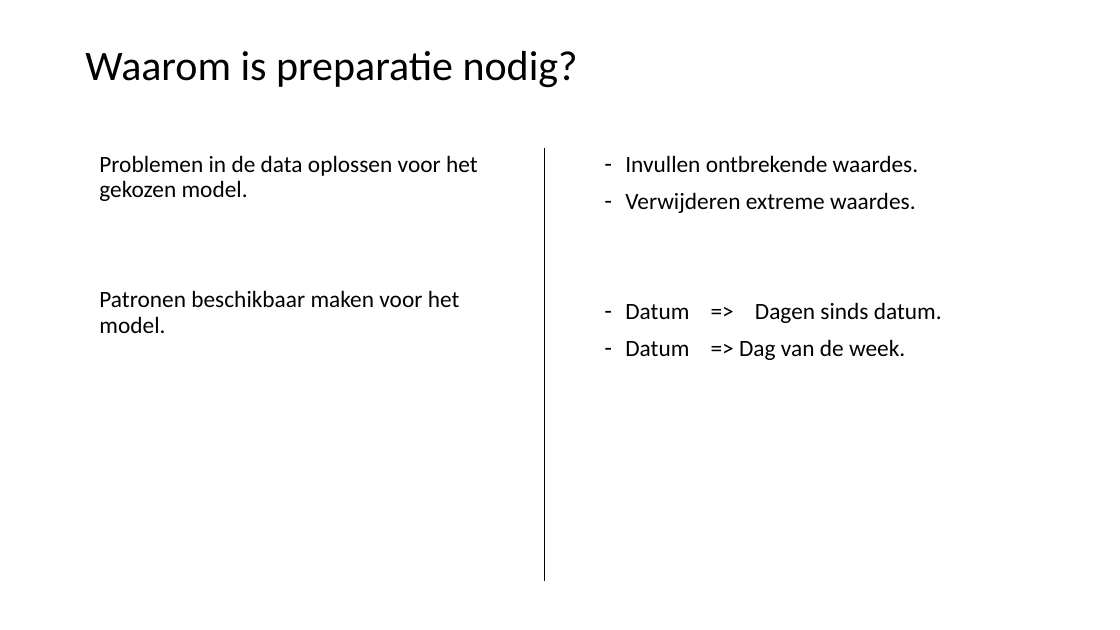
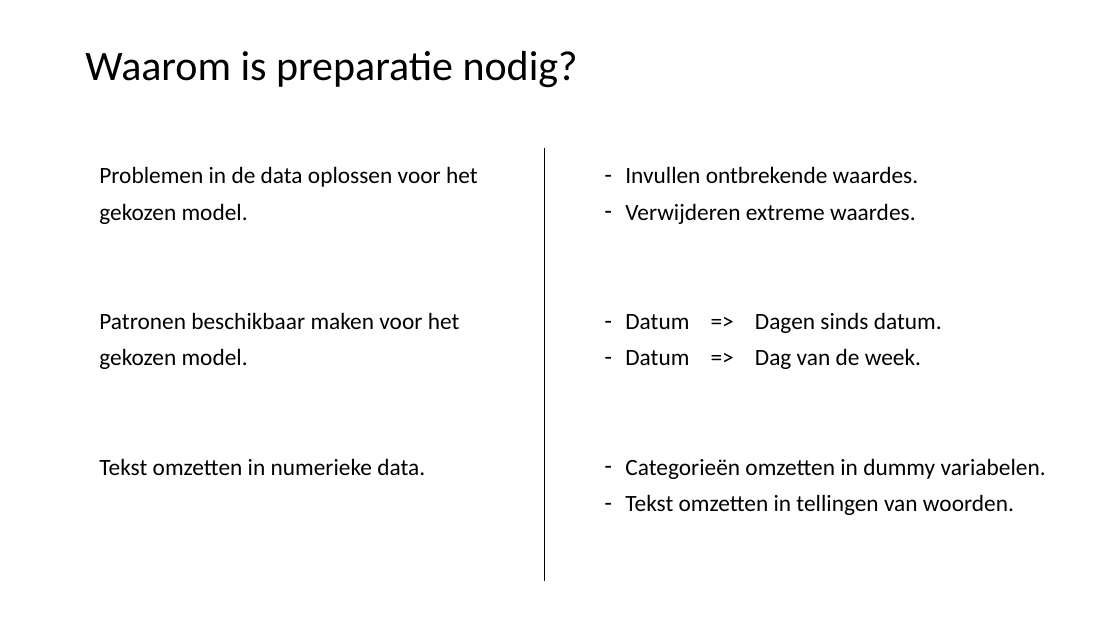
Before and after one commit to LFKoning/knowledge-sharing, a slide deck: slide 12 of python_trainees/4_scikit_learn/python_traineeship_4.pptx (slide 10 before the commit). Drawn at 1120x630 pixels with LibreOffice and Linux fonts; fonts in the diff are those of the drawing. Boxes give left, top, right and bottom in pixels: in the first picture for what was removed or moved away, otherwise in the second. Text is boxed around its words. In the diff, an @@ line names an element or a change of style, - is before the commit and + after.

```diff
--- a/python_trainees/4_scikit_learn/python_traineeship_4.pptx
+++ b/python_trainees/4_scikit_learn/python_traineeship_4.pptx
@@ text at [99, 166, 478, 224]: line spacing 0.9 to 1.3; less space between paragraphs @@
@@ text at [625, 166, 942, 369]: line spacing 0.9 to 1.3; less space between paragraphs @@
@@ text at [99, 312, 460, 475]: text changed @@
-Patronen beschikbaar maken voor het model.
+Patronen beschikbaar maken voor het gekozen model.
+Tekst omzetten in numerieke data.
@@ text at [625, 458, 1046, 515]: paragraphs added @@
+– Categorieën omzetten in dummy variabelen.
+– Tekst omzetten in tellingen van woorden.
```
Also in this commit, not shown: 2 other slides changed, 7 slides added, 7 other files.
